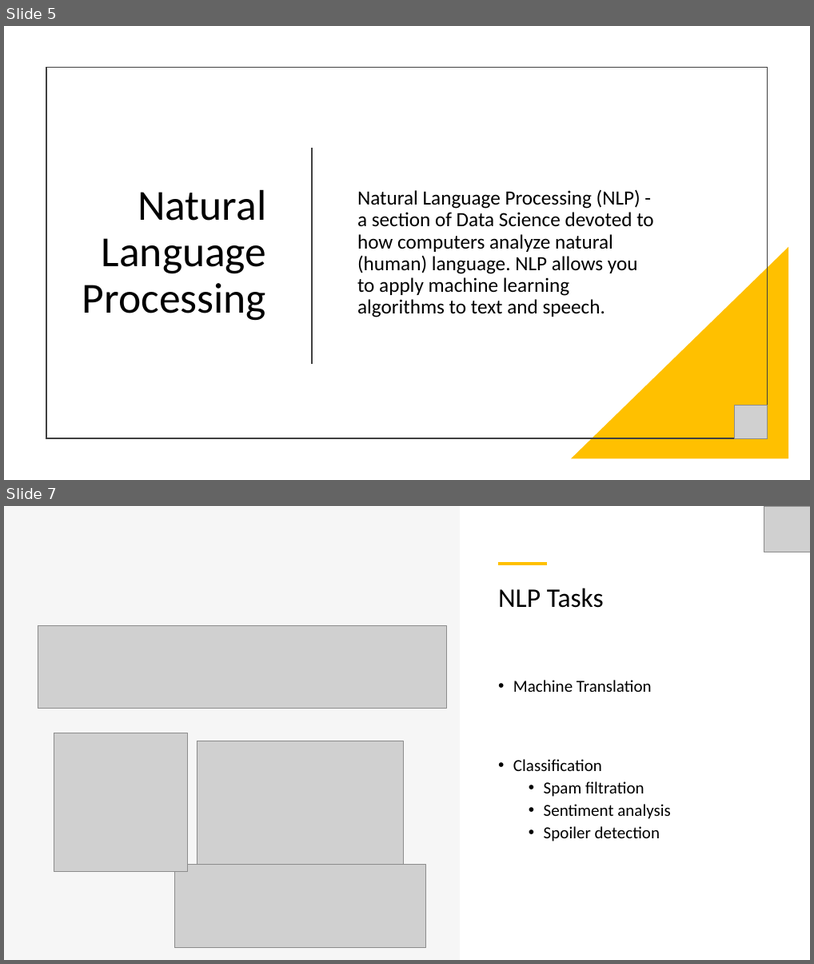
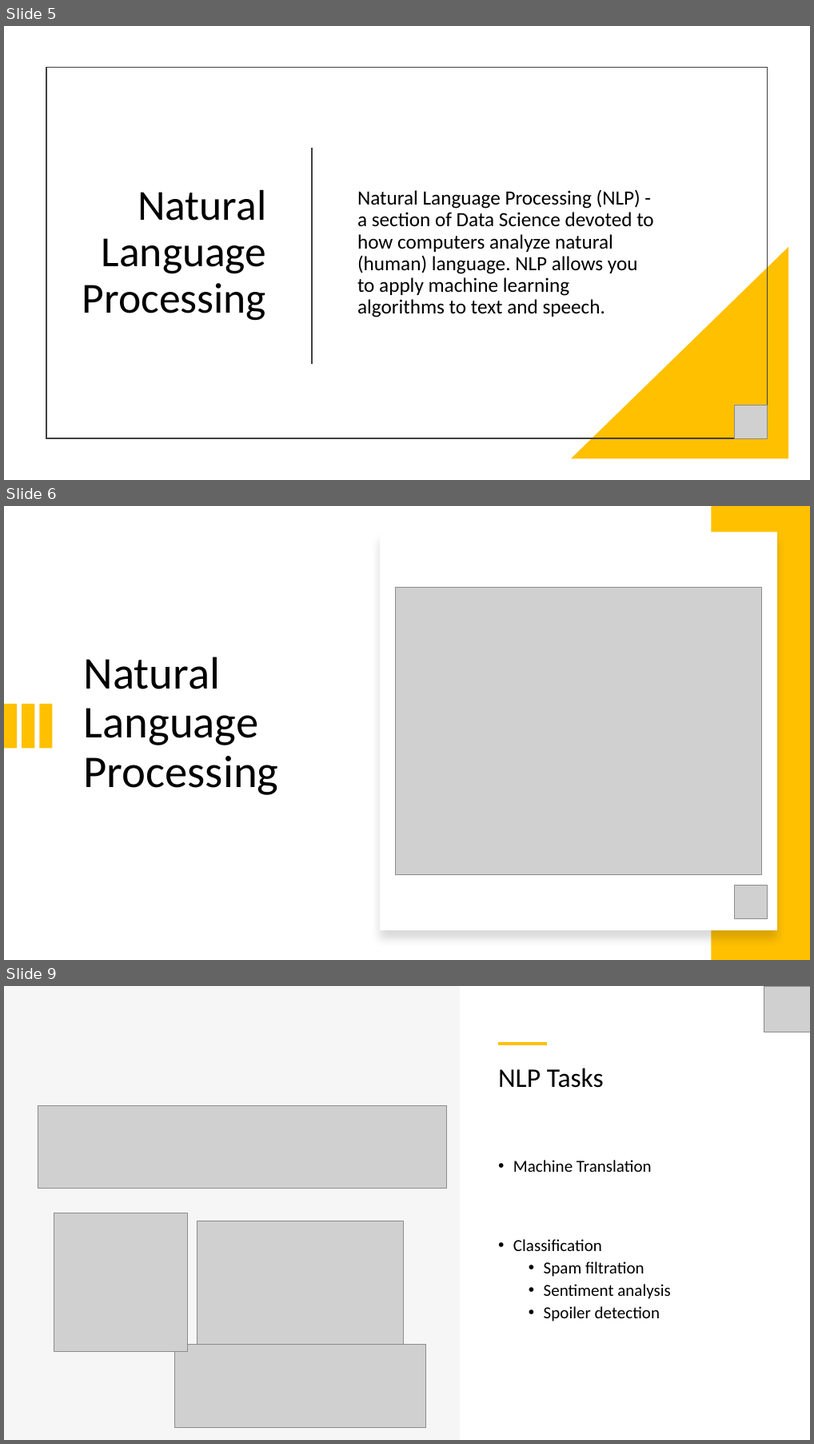
Before and after one commit to royn5618/PyConIreland_23, a slide deck: Slides.pptx. Shown one above the other, each under a label of ours: slides 5 and 7 before the commit, slides 5, 6 and 9 after it; the slides between them are not shown. The pictures are 814x964 and 814x1444 pixels, drawn with LibreOffice and Linux fonts; fonts in the diff are those of the drawing; grey boxes stand for pictures. Boxes give left, top, right and bottom in pixels: in the first picture for what was removed or moved away, otherwise in the second. Text is boxed around its words. In the diff, an @@ line names an element or a change of style, - is before the commit and + after.

```diff
--- a/Slides.pptx
+++ b/Slides.pptx
@@ slide 6 added at [4,506,810,960], background #FFFFFF @@
@@ rectangle added at [712,506,810,960], fill #FFC000 @@
@@ rectangle added at [380,532,778,930], fill #FFFFFF @@
@@ picture added at [396,587,762,875] @@
@@ title added at [84,656,279,795], 54 pt, text #000000 @@
+Natural Language Processing
@@ rectangle added at [4,704,17,748], fill #FFC000 @@
@@ rectangle added at [22,704,34,748], fill #FFC000 @@
@@ rectangle added at [40,704,52,748], fill #FFC000 @@
@@ picture added at [734,884,768,918] @@
@@ what was slide 7 is now slide 9 @@
```
Also in this commit, not shown: 6 slides changed, 1 other slide added.
